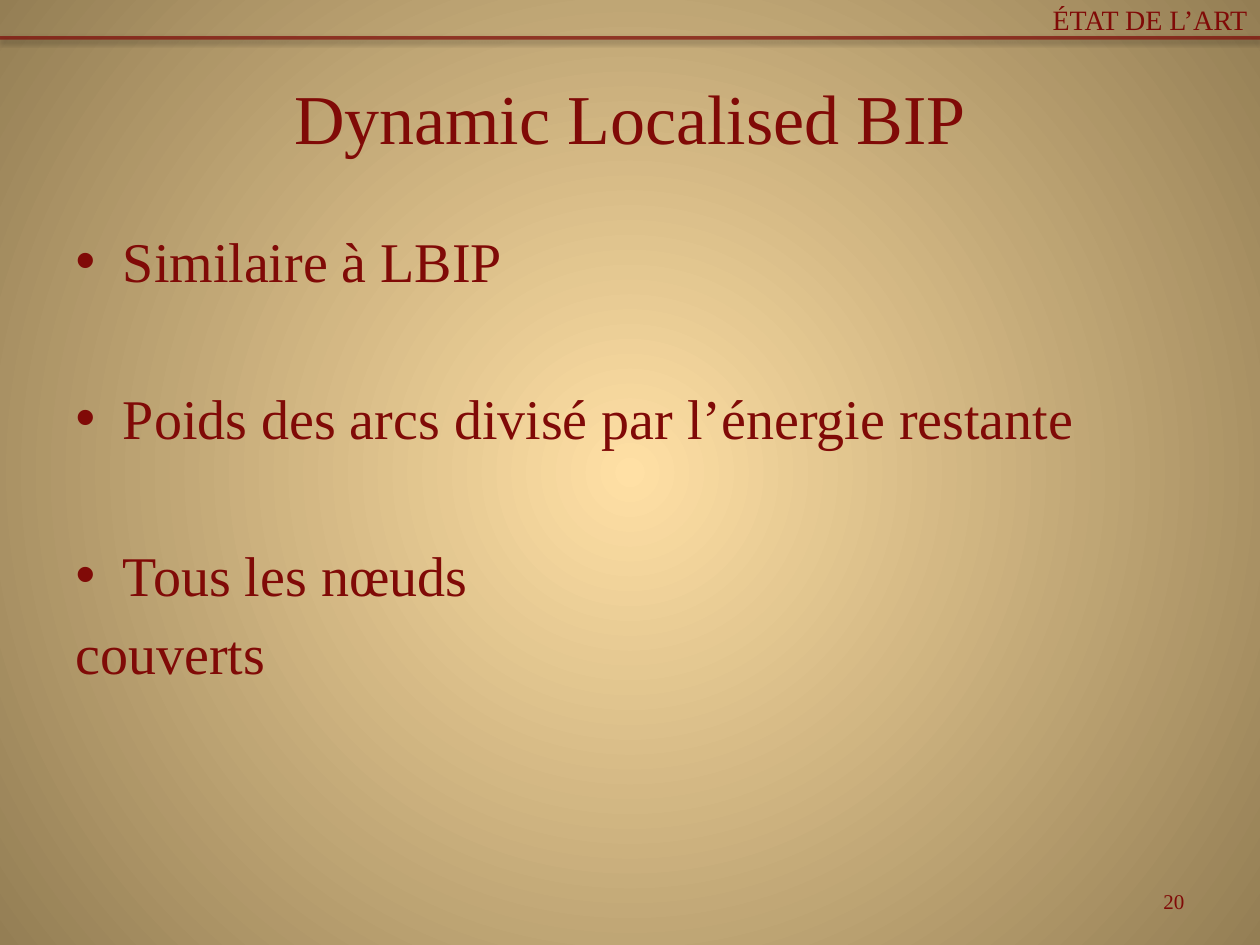
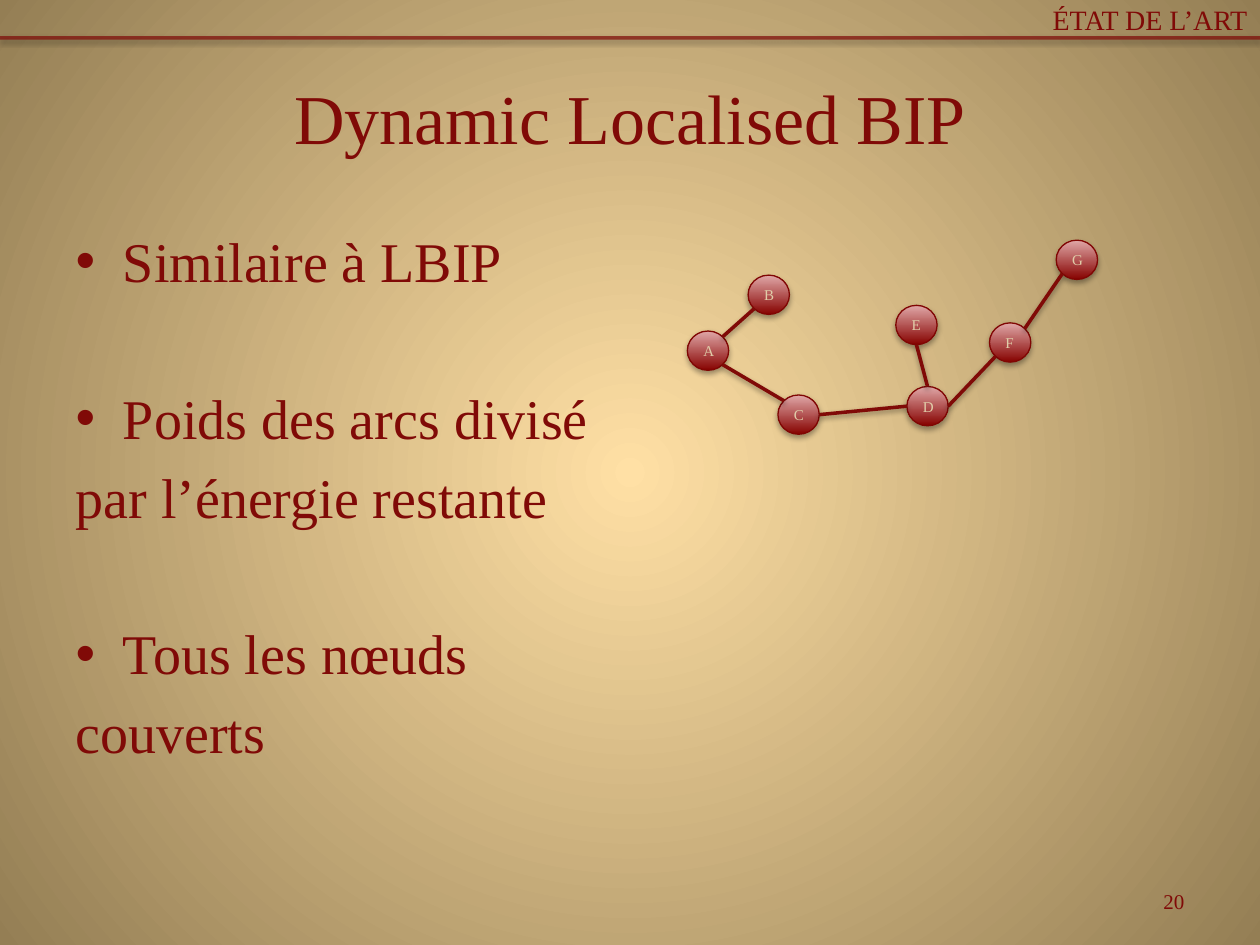
Before and after one commit to Patre/Energy-saving-in-sensors--networks, a slide deck: slide 20 of Redaction/pres.pptx. Drawn at 1260x945 pixels with LibreOffice and Linux fonts; fonts in the diff are those of the drawing. Boxes give left, top, right and bottom in pixels: in the first picture for what was removed or moved away, otherwise in the second. Text is boxed around its words. In the diff, an @@ line names an element or a change of style, - is before the commit and + after.

```diff
--- a/Redaction/pres.pptx
+++ b/Redaction/pres.pptx
@@ ellipse added at <box>1056,241,1097,280</box>, fill gradient #870300 to #E0A9A9, outline #800704 0.75 pt, 8.6 pt, text #E0CDA9 @@
+G
@@ ellipse added at <box>748,275,790,314</box>, fill gradient #870300 to #E0A9A9, outline #800704 0.75 pt, 8.6 pt, text #E0CDA9 @@
+B
@@ line added from (1062, 273) to (1024, 329), #800A07 2 pt @@
@@ line added from (722, 336) to (755, 309), #800A07 2 pt @@
@@ ellipse added at <box>896,305,937,344</box>, fill gradient #870300 to #E0A9A9, outline #800704 0.75 pt, 8.6 pt, text #E0CDA9 @@
+E
@@ ellipse added at <box>989,323,1031,362</box>, fill gradient #870300 to #E0A9A9, outline #800704 0.75 pt, 8.6 pt, text #E0CDA9 @@
+F
@@ ellipse added at <box>688,331,730,370</box>, fill gradient #870300 to #E0A9A9, outline #800704 0.75 pt, 8.6 pt, text #E0CDA9 @@
+A
@@ line added from (916, 345) to (927, 387), #800A07 2 pt @@
@@ line added from (995, 357) to (949, 406), #800A07 2 pt @@
@@ line added from (722, 364) to (784, 401), #800A07 2 pt @@
@@ ellipse added at <box>907,387,949,426</box>, fill gradient #870300 to #E0A9A9, outline #800704 0.75 pt, 8.6 pt, text #E0CDA9 @@
+D
@@ text at <box>76,400,588,528</box>: text changed @@
-• Poids des arcs divisé par l’énergie restante
+• Poids des arcs divisé
+par l’énergie restante
@@ ellipse added at <box>777,396,819,435</box>, fill gradient #870300 to #E0A9A9, outline #800704 0.75 pt, 8.6 pt, text #E0CDA9 @@
+C
@@ line added from (819, 415) to (907, 406), #800A07 2 pt @@
```
Also in this commit, not shown: 2 other slides changed.
